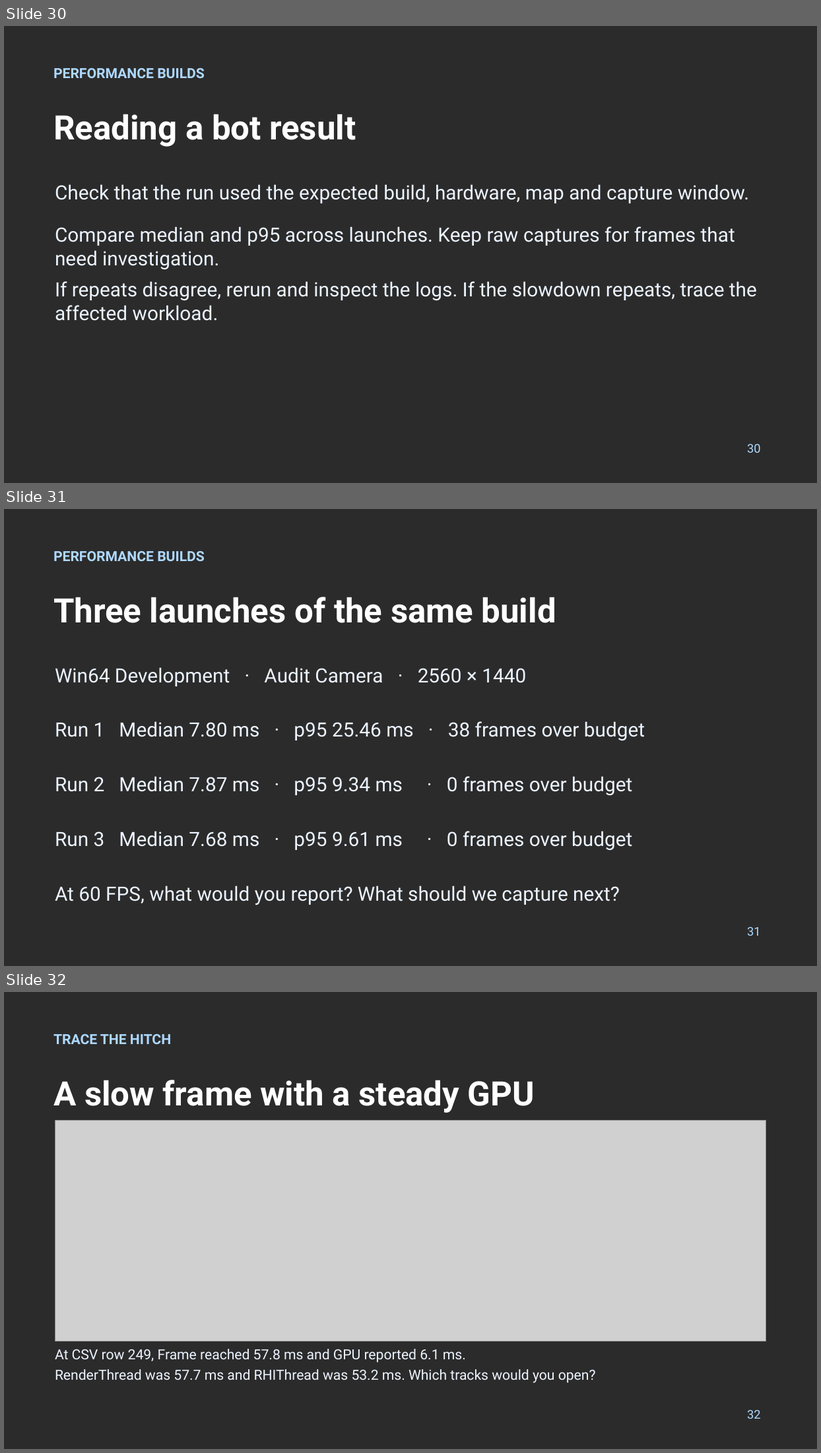
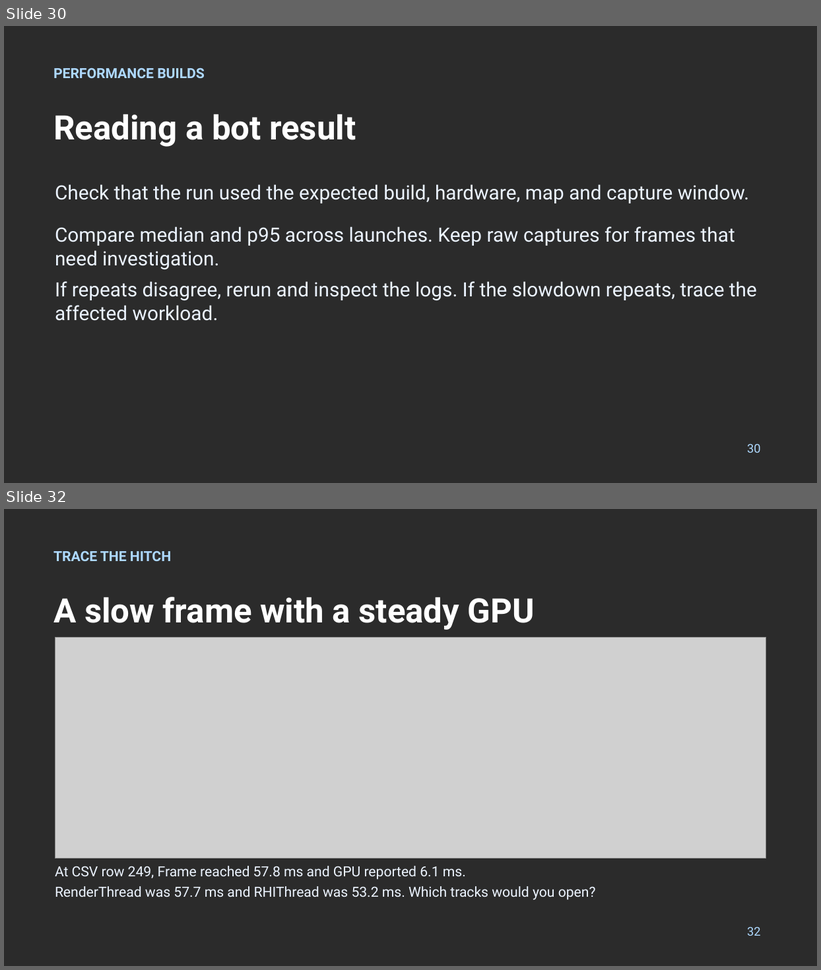
Before and after one commit to anthonymonteagudo/Week10-Profiling, a slide deck: Week10-Slides.pptx. Shown one above the other, each under a label of ours: slides 30, 31 and 32 before the commit, slides 30 and 32 after it; the slides between them are not shown. The pictures are 821x1453 and 821x970 pixels, drawn with LibreOffice and Linux fonts; fonts in the diff are those of the drawing; grey boxes stand for pictures; background and template pictures are left out; a plain dark background stands for a picture behind light text. Boxes give left, top, right and bottom in pixels: in the first picture for what was removed or moved away, otherwise in the second. Text is boxed around its words. In the diff, an @@ line names an element or a change of style, - is before the commit and + after.

```diff
--- a/Week10-Slides.pptx
+++ b/Week10-Slides.pptx
@@ slide 31 removed at bbox=[4, 509, 817, 966], background picture (left out) @@
@@ text removed at bbox=[54, 551, 205, 561] @@
-PERFORMANCE BUILDS
@@ text removed at bbox=[54, 597, 556, 623] @@
-Three launches of the same build
@@ text removed at bbox=[55, 667, 526, 687] @@
-Win64 Development · Audit Camera · 2560 × 1440
@@ text removed at bbox=[55, 722, 645, 741] @@
-Run 1 Median 7.80 ms · p95 25.46 ms · 38 frames over budget
@@ text removed at bbox=[55, 776, 632, 795] @@
-Run 2 Median 7.87 ms · p95 9.34 ms · 0 frames over budget
@@ text removed at bbox=[55, 831, 632, 850] @@
-Run 3 Median 7.68 ms · p95 9.61 ms · 0 frames over budget
@@ text removed at bbox=[55, 886, 620, 906] @@
-At 60 FPS, what would you report? What should we capture next?
@@ text removed at bbox=[747, 927, 761, 936] @@
-31
```
Also in this commit, not shown: 4 slides changed, 1 slide added.
